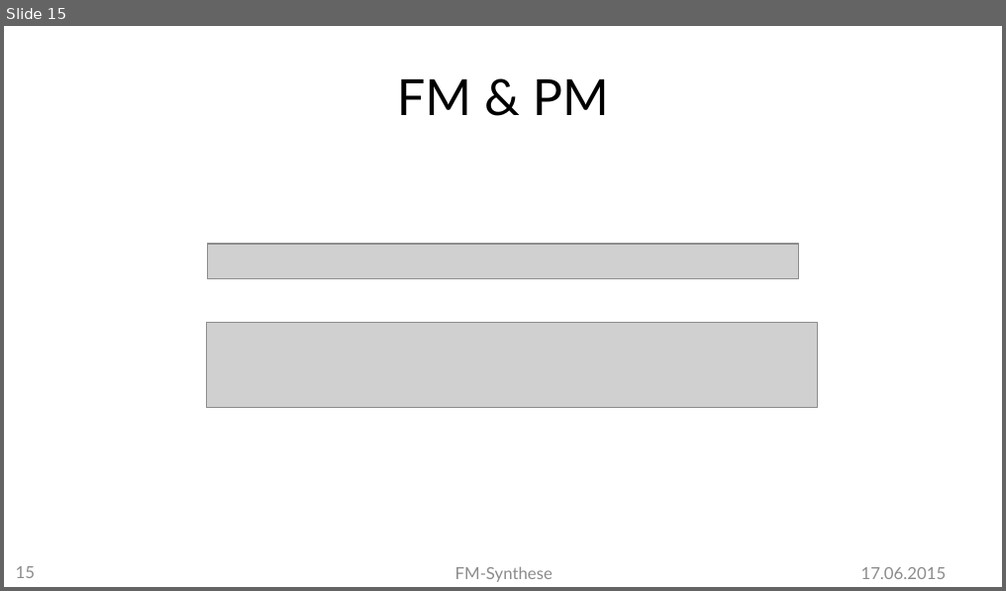
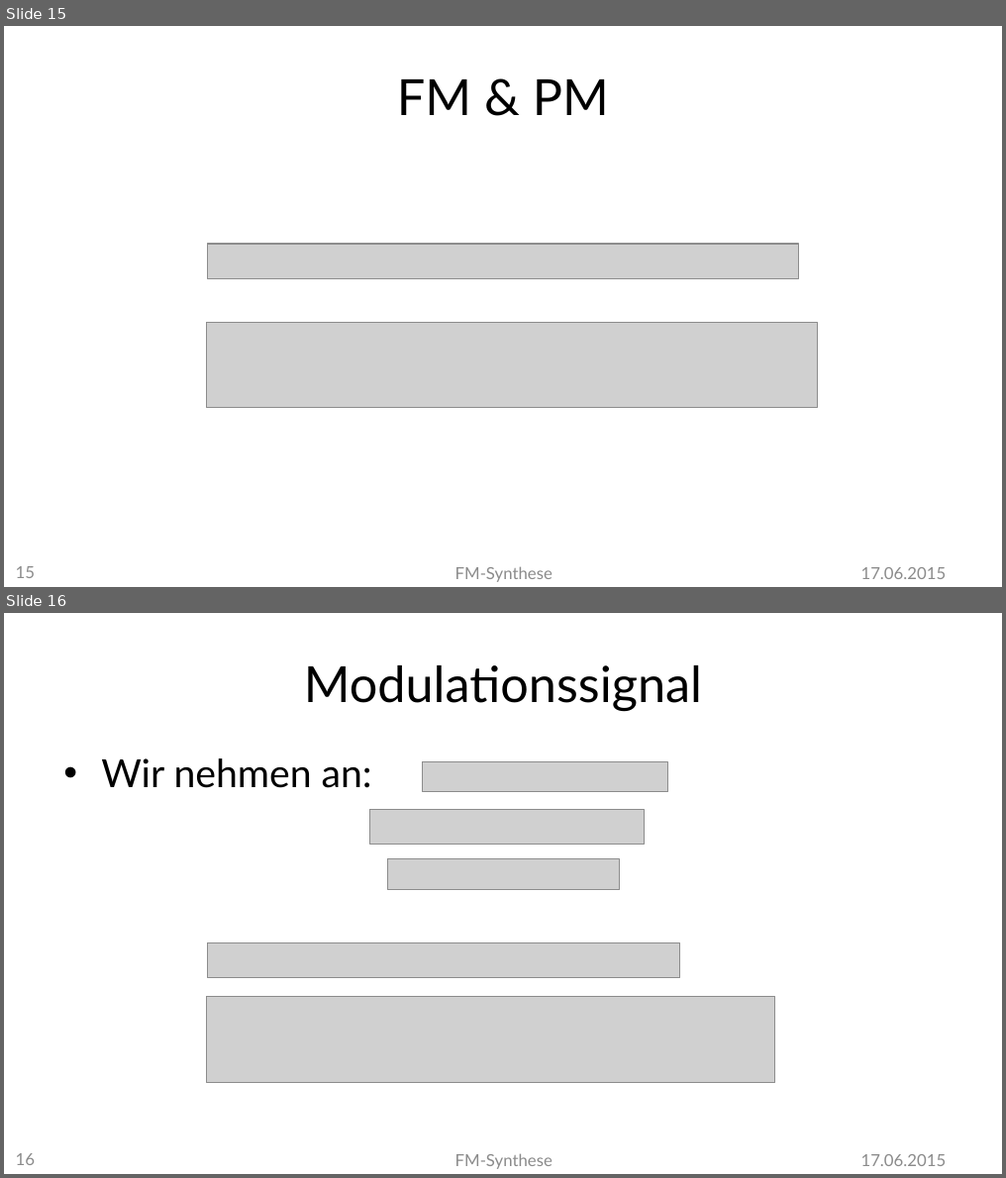
Before and after one commit to MBulli/VSeminar, a slide deck: Praesentation/FMSynthese-Markus.pptx. Shown one above the other, each under a label of ours: slide 15 before the commit, slides 15 and 16 after it. The pictures are 1006x591 and 1006x1178 pixels, drawn with LibreOffice and Linux fonts; fonts in the diff are those of the drawing; grey boxes stand for pictures; background and template pictures are left out. Boxes give left, top, right and bottom in pixels: in the first picture for what was removed or moved away, otherwise in the second. Text is boxed around its words. In the diff, an @@ line names an element or a change of style, - is before the commit and + after.

```diff
--- a/Praesentation/FMSynthese-Markus.pptx
+++ b/Praesentation/FMSynthese-Markus.pptx
@@ slide 16 added at (4,613,1002,1174), background #FFFFFF @@
@@ title added at (304,665,702,710), 36 pt, text #000000 @@
+Modulationssignal
@@ text added at (101,759,372,788), 28 pt, text #000000 @@
+• Wir nehmen an:
@@ picture added at (422,762,667,791) @@
@@ picture added at (370,810,645,845) @@
@@ picture added at (387,860,620,890) @@
@@ picture added at (208,943,680,977) @@
@@ picture added at (207,997,775,1083) @@
@@ page number added at (16,1154,35,1165), 12 pt, text #8C8C8C @@
+16
@@ text added at (455,1154,552,1169), 12 pt, text #8C8C8C @@
+FM-Synthese
@@ text added at (861,1155,946,1166), 12 pt, text #8C8C8C @@
+17.06.2015
```
Also in this commit, not shown: 2 slides changed, 3 other slides added, 1 slide removed, 1 other file.
